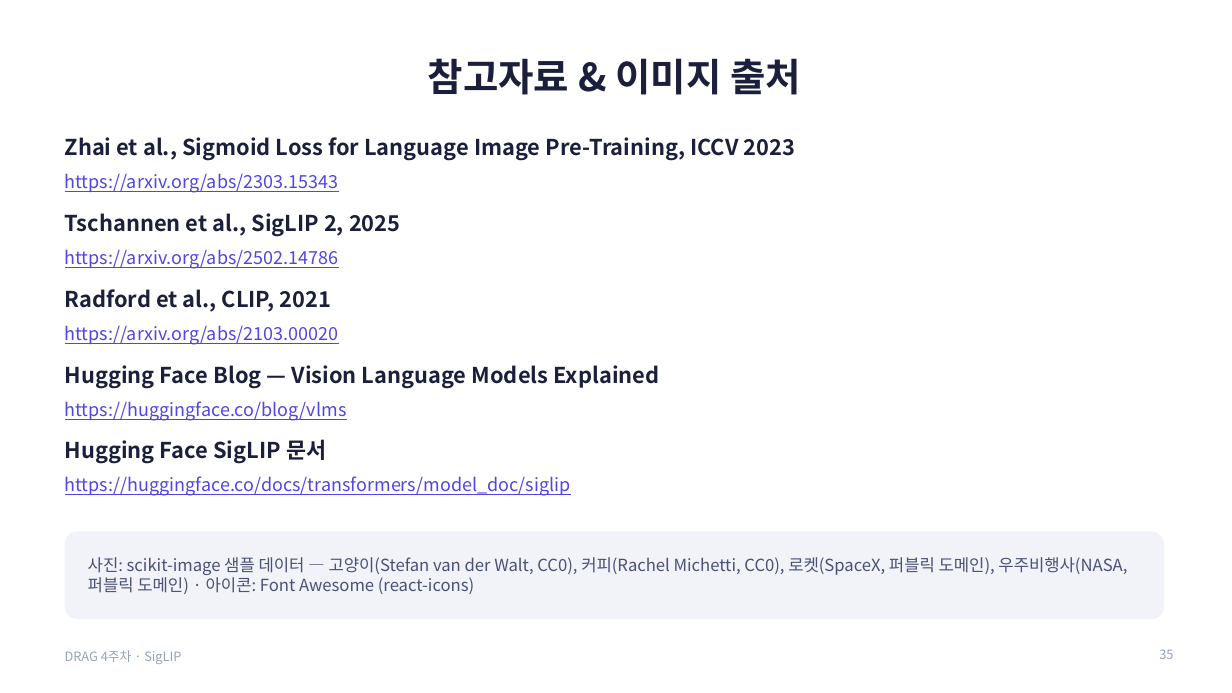
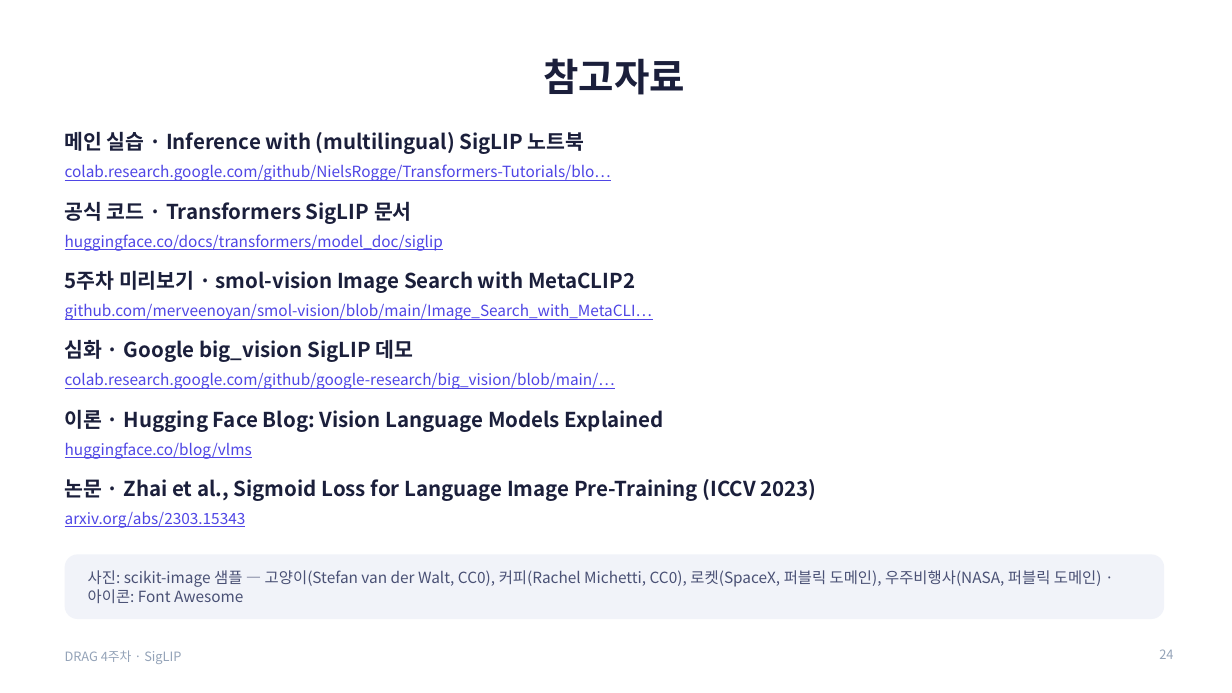
Before and after one commit to gaeun-k/DRAG, a slide deck: slide 24 of week4-siglip/김가은/SigLIP_4주차_발표.pptx (slide 35 before the commit). Drawn at 1232x693 pixels with LibreOffice and Linux fonts; fonts in the diff are those of the drawing. Boxes give left, top, right and bottom in pixels: in the first picture for what was removed or moved away, otherwise in the second. Text is boxed around its words. In the diff, an @@ line names an element or a change of style, - is before the commit and + after.

```diff
--- a/week4-siglip/김가은/SigLIP_4주차_발표.pptx
+++ b/week4-siglip/김가은/SigLIP_4주차_발표.pptx
@@ title at [544,58,686,95]: text changed @@
-참고자료 & 이미지 출처
+참고자료
@@ text added at [65,131,585,154], 16 pt, text #1B1F3B, bold @@
+메인 실습 · Inference with (multilingual) SigLIP 노트북
@@ text added at [65,164,611,181], 12 pt, text #4F46E5, underline @@
+colab.research.google.com/github/NielsRogge/Transformers-Tutorials/blo…
@@ text added at [65,201,412,224], 16 pt, text #1B1F3B, bold @@
+공식 코드 · Transformers SigLIP 문서
@@ text at [65,234,443,251]: text changed; size 14 to 12 pt @@
-https://huggingface.co/docs/transformers/model_doc/siglip
+huggingface.co/docs/transformers/model_doc/siglip
@@ text removed at [65,213,401,237] @@
-Tschannen et al., SigLIP 2, 2025
@@ text removed at [65,249,339,269] @@
-https://arxiv.org/abs/2502.14786
@@ text removed at [65,289,331,312] @@
-Radford et al., CLIP, 2021
@@ text added at [65,270,635,293], 16 pt, text #1B1F3B, bold @@
+5주차 미리보기 · smol-vision Image Search with MetaCLIP2
@@ text removed at [65,325,339,345] @@
-https://arxiv.org/abs/2103.00020
@@ text added at [65,303,652,320], 12 pt, text #4F46E5, underline @@
+github.com/merveenoyan/smol-vision/blob/main/Image_Search_with_MetaCLI…
@@ text added at [65,339,414,362], 16 pt, text #1B1F3B, bold @@
+심화 · Google big_vision SigLIP 데모
@@ text added at [65,372,615,389], 12 pt, text #4F46E5, underline @@
+colab.research.google.com/github/google-research/big_vision/blob/main/…
@@ text at [65,409,664,432]: text changed; size 17 to 16 pt @@
-Hugging Face Blog — Vision Language Models Explained
+이론 · Hugging Face Blog: Vision Language Models Explained
@@ text at [65,442,252,459]: text changed; size 14 to 12 pt @@
-https://huggingface.co/blog/vlms
+huggingface.co/blog/vlms
@@ text removed at [65,439,326,464] @@
-Hugging Face SigLIP 문서
@@ text at [65,479,816,501]: text changed; size 17 to 16 pt @@
-Zhai et al., Sigmoid Loss for Language Image Pre-Training, ICCV 2023
+논문 · Zhai et al., Sigmoid Loss for Language Image Pre-Training (ICCV 2023)
@@ text at [65,511,246,528]: text changed; size 14 to 12 pt @@
-https://arxiv.org/abs/2303.15343
+arxiv.org/abs/2303.15343
@@ rounded rectangle: place and size @@
-rounded rectangle at [65,531,1165,619]
+rounded rectangle at [65,555,1165,619]
@@ rounded rectangle at [65,555,1165,619]: proportions changed @@
@@ text at [88,570,1102,603]: text changed; size 13 to 12 pt @@
-사진: scikit-image 샘플 데이터 — 고양이(Stefan van der Walt, CC0), 커피(Rachel Michetti, CC0), 로켓(SpaceX, 퍼블릭 도메인), 우주비행사(NASA, 퍼블릭 도메인) · 아이콘: Font Awesome (react-icons)
+사진: scikit-image 샘플 — 고양이(Stefan van der Walt, CC0), 커피(Rachel Michetti, CC0), 로켓(SpaceX, 퍼블릭 도메인), 우주비행사(NASA, 퍼블릭 도메인) · 아이콘: Font Awesome
@@ page number at [1159,649,1173,659]: text changed @@
-35
+24
```
Also in this commit, not shown: 12 other slides changed, 5 slides added, 17 slides removed.
